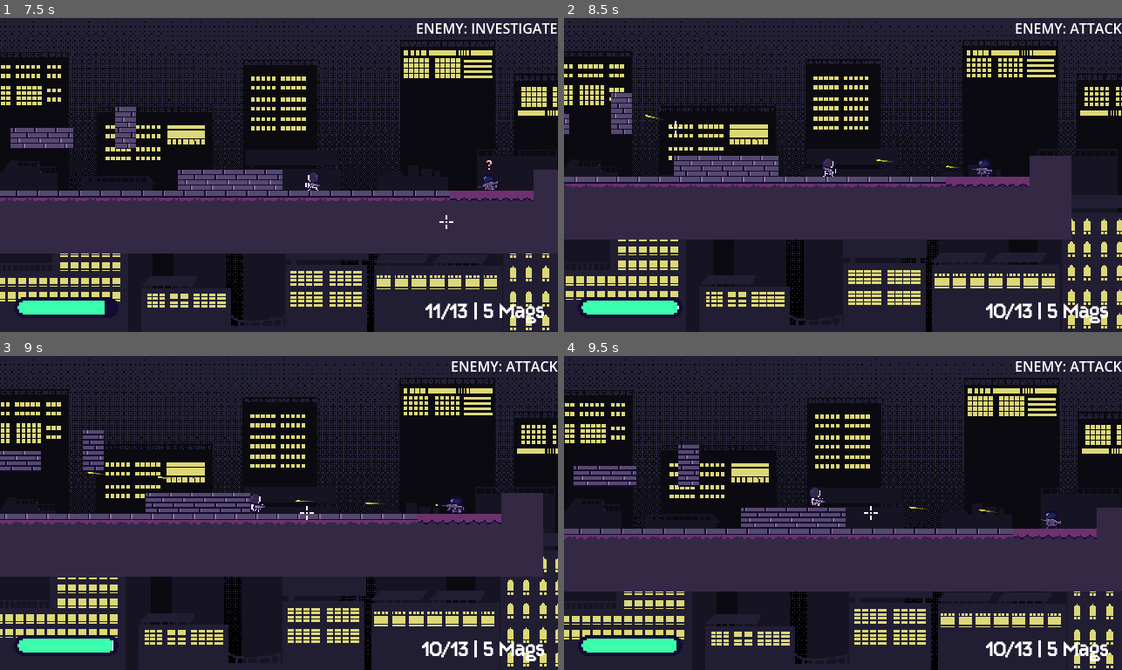
Above: before the commit, frames 1-4 (two rows, left to right).
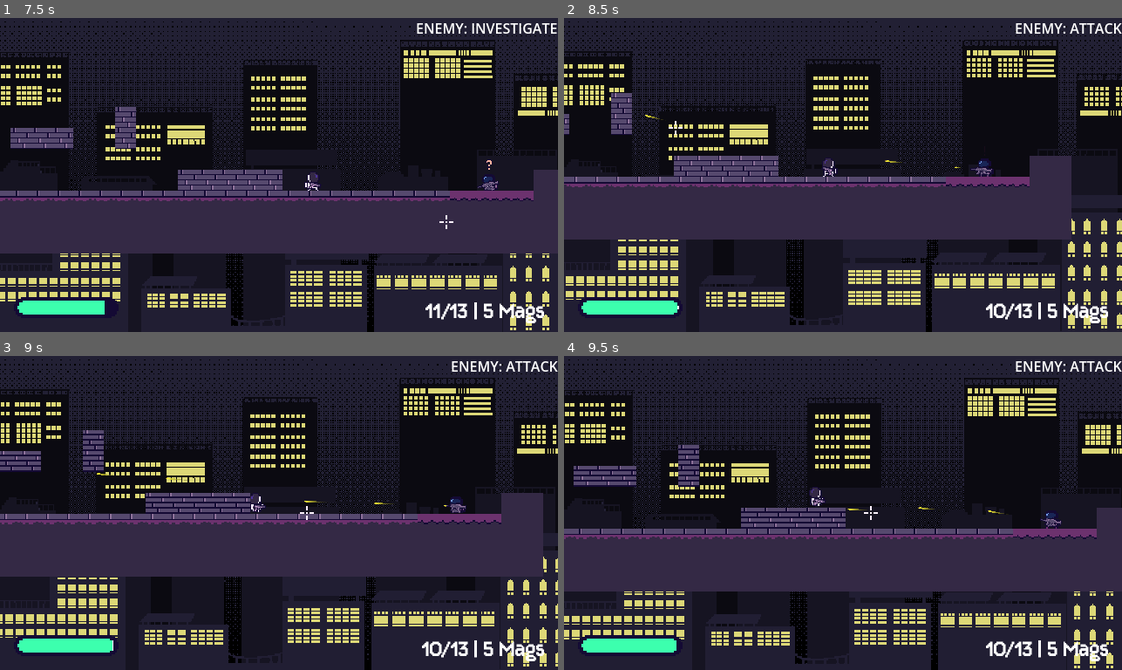
Above: after the commit, the same moments.

Repository: kyteidev/rogueshot
Game: Godot game, scene res://scenes/game_debug.tscn
Same seed, same stepped clock (60 frames per second), same inputs: the game is played once before the commit and once after it.
Inputs (mouse positions are in pixels of both pictures, inside the frame that each line leads up to):
- Up to frame 1 (7.5 s): move the mouse to (251, 237) at 0.52 s; press the mouse at (251, 237) at 0.53 s; hold D (player_right) 0.53-2.03 s; tap W (player_jump) at 0.77, 1.52, 3.02, 3.77, 4.52, 6.02, 6.77 s; move the mouse to (446, 222) at 1.27 s; release the mouse at (446, 222) at 1.28 s; tap Shift (player_sprint) at 1.35 s; move the mouse to (111, 127) at 2.02 s; hold A (player_left) 2.03-4.28 s; tap 1 (weapon_1) at 2.1, 5.85 s; move the mouse to (306, 175) at 2.77 s; tap 2 (weapon_2) at 2.85, 6.6 s; move the mouse to (195, 96) at 3.52 s; tap Q (weapon_cycle) at 3.6, 7.35 s; move the mouse to (401, 159) at 4.27 s; hold D (player_right) from 4.28 s (still down); click (401, 159) at 4.35 s; move the mouse to (167, 190) at 5.02 s; hold Shift (player_sprint) 5.03-5.78 s; move the mouse to (334, 105) at 5.77 s; move the mouse to (251, 237) at 6.52 s; move the mouse to (446, 222) at 7.27 s
- Up to frame 2 (8.5 s): tap W (player_jump) at 7.52 s; move the mouse to (675, 127) at 8.02 s; release D (player_right) at 8.03 s; press the mouse at (675, 127) at 8.03 s; hold A (player_left) from 8.03 s (still down)
- Up to frame 3 (9 s): keep holding A (player_left); move the mouse to (306, 513) at 8.77 s; release the mouse at (306, 513) at 8.78 s; tap Shift (player_sprint) at 8.85 s
- Up to frame 4 (9.5 s): keep holding A (player_left); tap W (player_jump) at 9.02 s

Frame 1 is identical in both runs. In frame 2, less than 0.1% of the frame differs, in the area x 55-77%, y 45-50%; in frame 3, 0.1%, in the area x 15-84%, y 36-50%; in frame 4, less than 0.1%.

Commit message:
increase enemy close range area

Diff:
--- a/scenes/characters/enemy.tscn
+++ b/scenes/characters/enemy.tscn
@@ -132,7 +132,7 @@
 height = 14.0
 
 [sub_resource type="RectangleShape2D" id="RectangleShape2D_nxcxh"]
-size = Vector2(14, 16)
+size = Vector2(22, 16)
 
 [sub_resource type="CircleShape2D" id="CircleShape2D_f2e6v"]
 radius = 200.0
@@ -211,7 +211,7 @@
 collision_mask = 4
 
 [node name="CollisionShape2D" type="CollisionShape2D" parent="AggroArea" unique_id=968259423]
-position = Vector2(0, -7)
+position = Vector2(1, -7)
 shape = SubResource("CircleShape2D_21x0f")
 
 [node name="StatusIcon" type="Sprite2D" parent="." unique_id=901298442]
